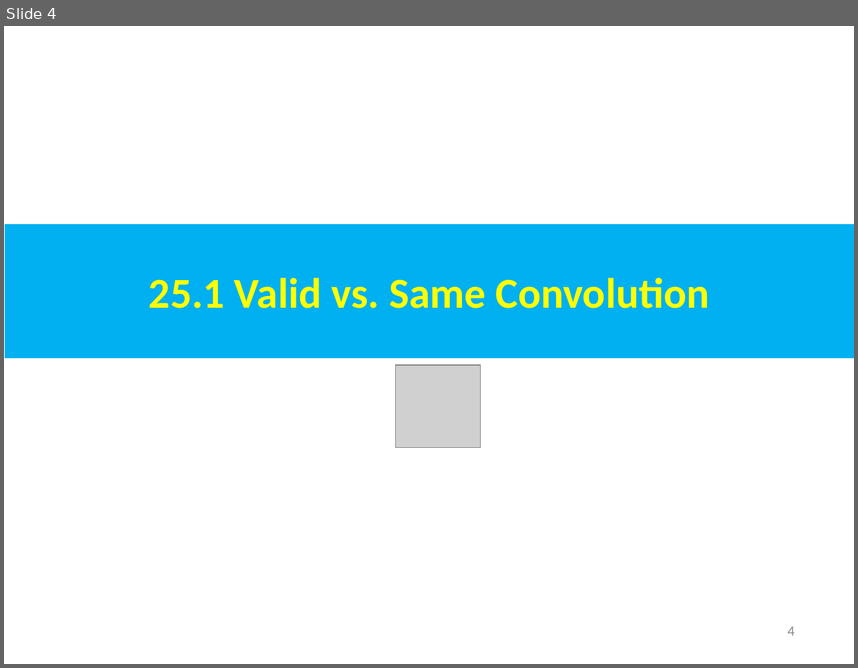
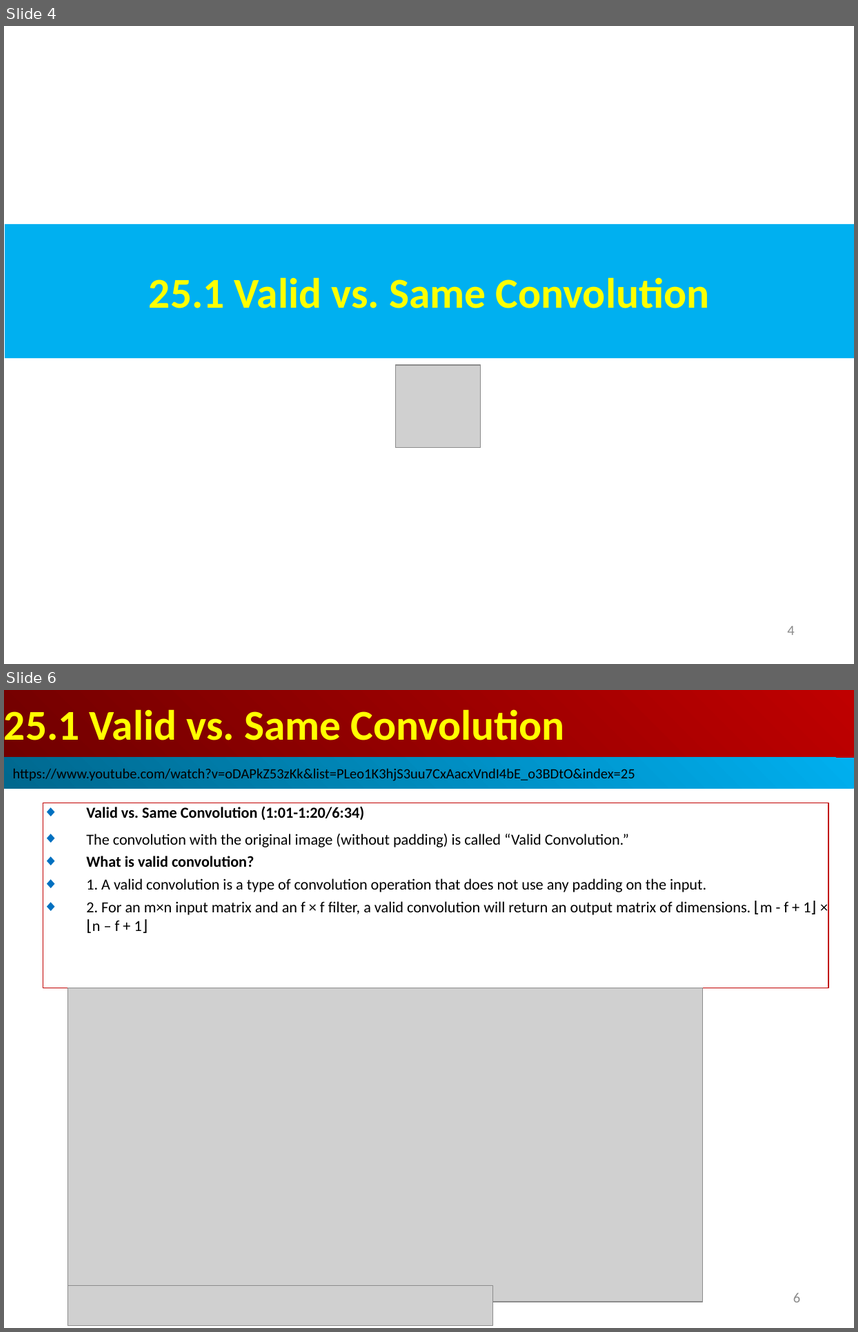
Before and after one commit to peterhchen/AIU_CS512_DL, a slide deck: 000_Lecture_Project/week13/01_Lecture/25_Pad_Stride.ppt. Shown one above the other, each under a label of ours: slide 4 before the commit, slides 4 and 6 after it; the slides between them are not shown. The pictures are 858x668 and 858x1332 pixels, drawn with LibreOffice and Linux fonts; fonts in the diff are those of the drawing; grey boxes stand for pictures. Boxes give left, top, right and bottom in pixels: in the first picture for what was removed or moved away, otherwise in the second. Text is boxed around its words. In the diff, an @@ line names an element or a change of style, - is before the commit and + after.

```diff
--- a/000_Lecture_Project/week13/01_Lecture/25_Pad_Stride.ppt
+++ b/000_Lecture_Project/week13/01_Lecture/25_Pad_Stride.ppt
@@ slide 6 added at box(4, 690, 854, 1328), background #FFFFFF @@
@@ rectangle added at box(4, 690, 854, 758), fill gradient #BF0000 to #710000, 36 pt, text #FFFF00, bold @@
+25.1 Valid vs. Same Convolution
@@ rectangle added at box(4, 757, 854, 788), fill gradient #00AFEF to #00688E, 12 pt, text #000000 @@
+https://www.youtube.com/watch?v=oDAPkZ53zKk&list=PLeo1K3hjS3uu7CxAacxVndI4bE_o3BDtO&index=25
@@ rectangle added at box(43, 803, 829, 987), outline #C00000 0.74 pt, 13 pt, text #000000 @@
+◆ Valid vs. Same Convolution (1:01-1:20/6:34)
+◆ The convolution with the original image (without padding) is called “Valid Convolution.”
+◆ What is valid convolution?
+◆ 1. A valid convolution is a type of convolution operation that does not use any padding on the input.
+◆ 2. For an m×n input matrix and an f × f filter, a valid convolution will return an output matrix of dimensions. ⌊m - f + 1⌋ × ⌊n – f + 1⌋
@@ picture added at box(67, 987, 703, 1301) @@
@@ picture added at box(67, 1285, 493, 1325) @@
@@ page number added at box(793, 1292, 800, 1302), 12 pt, text #8B8B8B @@
+6
```
Also in this commit, not shown: 6 slides changed, 2 other slides added.
